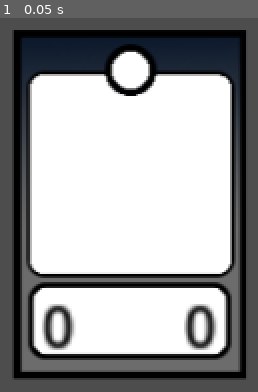
Above: before the commit, frame 1.
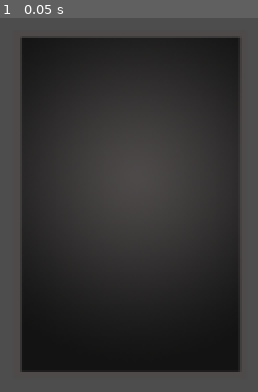
Above: after the commit, the same moment.

Repository: adrianbenn/GDV26
Game: Godot game, scene res://scenes/Card.tscn
The game is run twice, just before and just after one commit, with the same random seed, the same clock (stepped at 60 frames per second) and the same inputs. This scene is started directly instead of the project's main scene.
Inputs:
- Up to frame 1 (0.05 s): no input

The runs differ from the first frame. In frame 1, 74% of the frame differs, in the area x 4-96%, y 3-97%.
Error in both runs: Invalid call. Nonexistent function 'connect_card_signals' in base 'Window'. (res://Card.gd:12)

Commit message:
cardgame, version4, card animations

Diff:
--- a/proyecto2/card-game/Deck.gd
+++ b/proyecto2/card-game/Deck.gd
@@ -35,3 +35,4 @@
 	$"../cardManager".add_child(new_card)
 	new_card.name = "card"
 	$"../playerHand".add_card_to_hand(new_card, CARD_DRAW_SPEED)
+	new_card.get_node("AnimationPlayer").play("card_flip")
--- a/proyecto2/card-game/scenes/Card.tscn
+++ b/proyecto2/card-game/scenes/Card.tscn
@@ -2,15 +2,177 @@
 
 [ext_resource type="Texture2D" uid="uid://bs07j01q6ghn6" path="res://assets/cartaBase.png" id="1_dd2wi"]
 [ext_resource type="Script" uid="uid://nbs3wqo8fr38" path="res://Card.gd" id="1_hael8"]
+[ext_resource type="Texture2D" uid="uid://c0fbfcm05sulp" path="res://assets/Deck.png" id="2_4dx8l"]
 
 [sub_resource type="RectangleShape2D" id="RectangleShape2D_glv2v"]
 size = Vector2(130, 195)
+
+[sub_resource type="Animation" id="Animation_qf083"]
+length = 0.001
+tracks/0/type = "value"
+tracks/0/imported = false
+tracks/0/enabled = true
+tracks/0/path = NodePath("Attack:modulate")
+tracks/0/interp = 1
+tracks/0/loop_wrap = true
+tracks/0/keys = {
+"times": PackedFloat32Array(0),
+"transitions": PackedFloat32Array(1),
+"update": 0,
+"values": [Color(0, 0, 0, 0)]
+}
+tracks/1/type = "value"
+tracks/1/imported = false
+tracks/1/enabled = true
+tracks/1/path = NodePath("Health:modulate")
+tracks/1/interp = 1
+tracks/1/loop_wrap = true
+tracks/1/keys = {
+"times": PackedFloat32Array(0),
+"transitions": PackedFloat32Array(1),
+"update": 0,
+"values": [Color(0, 0, 0, 0)]
+}
+tracks/2/type = "value"
+tracks/2/imported = false
+tracks/2/enabled = true
+tracks/2/path = NodePath("CardBackImage:scale")
+tracks/2/interp = 1
+tracks/2/loop_wrap = true
+tracks/2/keys = {
+"times": PackedFloat32Array(0),
+"transitions": PackedFloat32Array(1),
+"update": 0,
+"values": [Vector2(1, 1)]
+}
+tracks/3/type = "value"
+tracks/3/imported = false
+tracks/3/enabled = true
+tracks/3/path = NodePath("CardBackImage:z_index")
+tracks/3/interp = 1
+tracks/3/loop_wrap = true
+tracks/3/keys = {
+"times": PackedFloat32Array(0),
+"transitions": PackedFloat32Array(1),
+"update": 1,
+"values": [0]
+}
+tracks/4/type = "value"
+tracks/4/imported = false
+tracks/4/enabled = true
+tracks/4/path = NodePath("cardImage:z_index")
+tracks/4/interp = 1
+tracks/4/loop_wrap = true
+tracks/4/keys = {
+"times": PackedFloat32Array(0),
+"transitions": PackedFloat32Array(1),
+"update": 1,
+"values": [-1]
+}
+tracks/5/type = "value"
+tracks/5/imported = false
+tracks/5/enabled = true
+tracks/5/path = NodePath("cardImage:scale")
+tracks/5/interp = 1
+tracks/5/loop_wrap = true
+tracks/5/keys = {
+"times": PackedFloat32Array(0),
+"transitions": PackedFloat32Array(1),
+"update": 0,
+"values": [Vector2(1, 1)]
+}
+
+[sub_resource type="Animation" id="Animation_40ytf"]
+resource_name = "card_flip"
+step = 0.01
+tracks/0/type = "value"
+tracks/0/imported = false
+tracks/0/enabled = true
+tracks/0/path = NodePath("Attack:modulate")
+tracks/0/interp = 1
+tracks/0/loop_wrap = true
+tracks/0/keys = {
+"times": PackedFloat32Array(0, 0.16, 0.2),
+"transitions": PackedFloat32Array(1, 1, 1),
+"update": 0,
+"values": [Color(0, 0, 0, 0), Color(0, 0, 0, 0), Color(0, 0, 0, 1)]
+}
+tracks/1/type = "value"
+tracks/1/imported = false
+tracks/1/enabled = true
+tracks/1/path = NodePath("Health:modulate")
+tracks/1/interp = 1
+tracks/1/loop_wrap = true
+tracks/1/keys = {
+"times": PackedFloat32Array(0, 0.16, 0.2),
+"transitions": PackedFloat32Array(1, 1, 1),
+"update": 0,
+"values": [Color(0, 0, 0, 0), Color(0, 0, 0, 0), Color(0, 0, 0, 1)]
+}
+tracks/2/type = "value"
+tracks/2/imported = false
+tracks/2/enabled = true
+tracks/2/path = NodePath("CardBackImage:scale")
+tracks/2/interp = 1
+tracks/2/loop_wrap = true
+tracks/2/keys = {
+"times": PackedFloat32Array(0, 0.1, 0.2),
+"transitions": PackedFloat32Array(1, 1, 1),
+"update": 0,
+"values": [Vector2(1, 1), Vector2(0.1, 1), Vector2(1, 1)]
+}
+tracks/3/type = "value"
+tracks/3/imported = false
+tracks/3/enabled = true
+tracks/3/path = NodePath("CardBackImage:z_index")
+tracks/3/interp = 1
+tracks/3/loop_wrap = true
+tracks/3/keys = {
+"times": PackedFloat32Array(0, 0.1),
+"transitions": PackedFloat32Array(1, 1),
+"update": 1,
+"values": [0, -1]
+}
+tracks/4/type = "value"
+tracks/4/imported = false
+tracks/4/enabled = true
+tracks/4/path = NodePath("cardImage:z_index")
+tracks/4/interp = 1
+tracks/4/loop_wrap = true
+tracks/4/keys = {
+"times": PackedFloat32Array(0, 0.1),
+"transitions": PackedFloat32Array(1, 1),
+"update": 1,
+"values": [-1, 0]
+}
+tracks/5/type = "value"
+tracks/5/imported = false
+tracks/5/enabled = true
+tracks/5/path = NodePath("cardImage:scale")
+tracks/5/interp = 1
+tracks/5/loop_wrap = true
+tracks/5/keys = {
+"times": PackedFloat32Array(0, 0.1, 0.2),
+"transitions": PackedFloat32Array(1, 1, 1),
+"update": 0,
+"values": [Vector2(1, 1), Vector2(0.1, 1), Vector2(1, 1)]
+}
+
+[sub_resource type="AnimationLibrary" id="AnimationLibrary_5273u"]
+_data = {
+&"RESET": SubResource("Animation_qf083"),
+&"card_flip": SubResource("Animation_40ytf")
+}
 
 [node name="card" type="Node2D" unique_id=471920642]
 position = Vector2(150, 520)
 script = ExtResource("1_hael8")
 
+[node name="CardBackImage" type="Sprite2D" parent="." unique_id=963259291]
+texture = ExtResource("2_4dx8l")
+
 [node name="cardImage" type="Sprite2D" parent="." unique_id=2030337016]
+z_index = -1
 texture = ExtResource("1_dd2wi")
 
 [node name="Area2D" type="Area2D" parent="." unique_id=1739547333]
@@ -20,7 +182,7 @@
 shape = SubResource("RectangleShape2D_glv2v")
 
 [node name="Attack" type="RichTextLabel" parent="." unique_id=1002433100]
-modulate = Color(0, 0, 0, 1)
+modulate = Color(0, 0, 0, 0)
 offset_left = -50.0
 offset_top = 45.0
 offset_right = -10.0
@@ -29,7 +191,7 @@
 text = "0"
 
 [node name="Health" type="RichTextLabel" parent="." unique_id=1196981841]
-modulate = Color(0, 0, 0, 1)
+modulate = Color(0, 0, 0, 0)
 offset_left = 30.0
 offset_top = 45.0
 offset_right = 70.0
@@ -37,5 +199,8 @@
 scale = Vector2(2, 2)
 text = "0"
 
+[node name="AnimationPlayer" type="AnimationPlayer" parent="." unique_id=1029438718]
+libraries/ = SubResource("AnimationLibrary_5273u")
+
 [connection signal="mouse_entered" from="Area2D" to="." method="_on_area_2d_mouse_entered"]
 [connection signal="mouse_exited" from="Area2D" to="." method="_on_area_2d_mouse_exited"]
